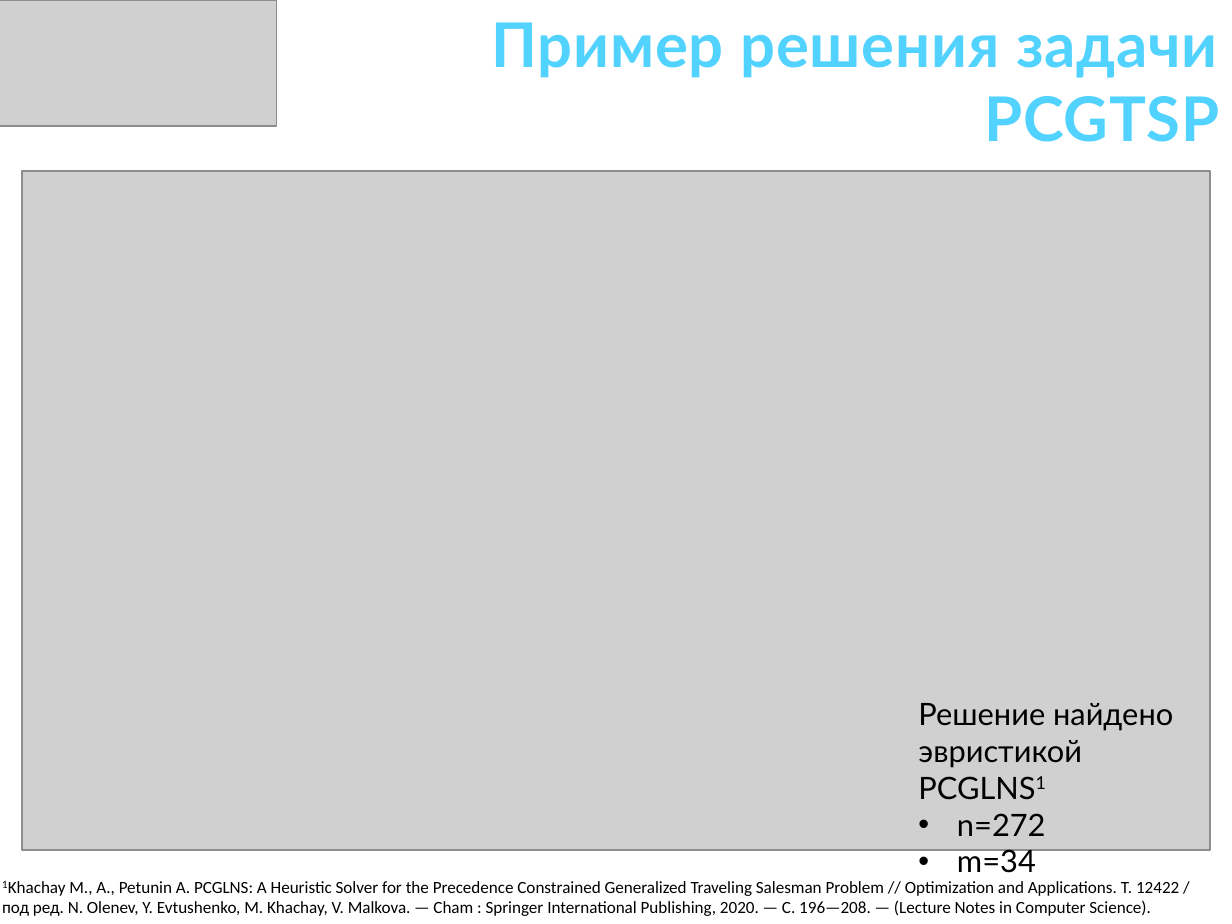
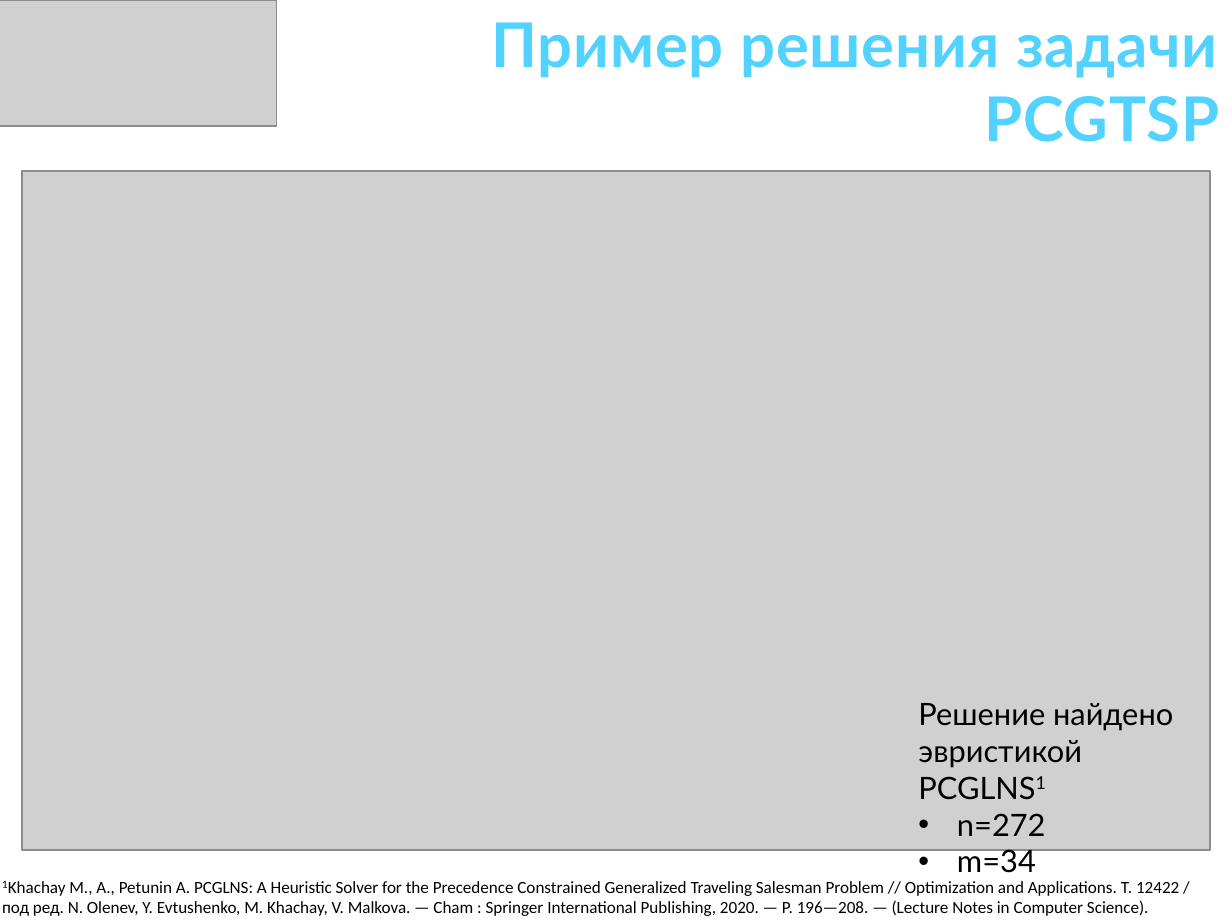
Before and after one commit to ukoloff/these, a slide deck: slide 14 of docx/К заседанию/30 Доклад.pptx. Drawn at 1232x924 pixels with LibreOffice and Linux fonts; fonts in the diff are those of the drawing; grey boxes stand for pictures. Boxes give left, top, right and bottom in pixels: in the first picture for what was removed or moved away, otherwise in the second. Text is boxed around its words. In the diff, an @@ line names an element or a change of style, - is before the commit and + after.

Commit message:
Fix typos

```diff
--- a/docx/К заседанию/30 Доклад.pptx
+++ b/docx/К заседанию/30 Доклад.pptx
@@ text at [2,881,1179,916]: text changed @@
-1Khachay M., A., Petunin A. PCGLNS: A Heuristic Solver for the Precedence Constrained Generalized Traveling Salesman Problem // Optimization and Applications. Т. 12422 / под ред. N. Olenev, Y. Evtushenko, M. Khachay, V. Malkova. — Cham : Springer International Publishing, 2020. — С. 196—208. — (Lecture Notes in Computer Science).
+1Khachay M., A., Petunin A. PCGLNS: A Heuristic Solver for the Precedence Constrained Generalized Traveling Salesman Problem // Optimization and Applications. Т. 12422 / под ред. N. Olenev, Y. Evtushenko, M. Khachay, V. Malkova. — Cham : Springer International Publishing, 2020. — P. 196—208. — (Lecture Notes in Computer Science).
```
Also in this commit, not shown: 7 other slides changed.
